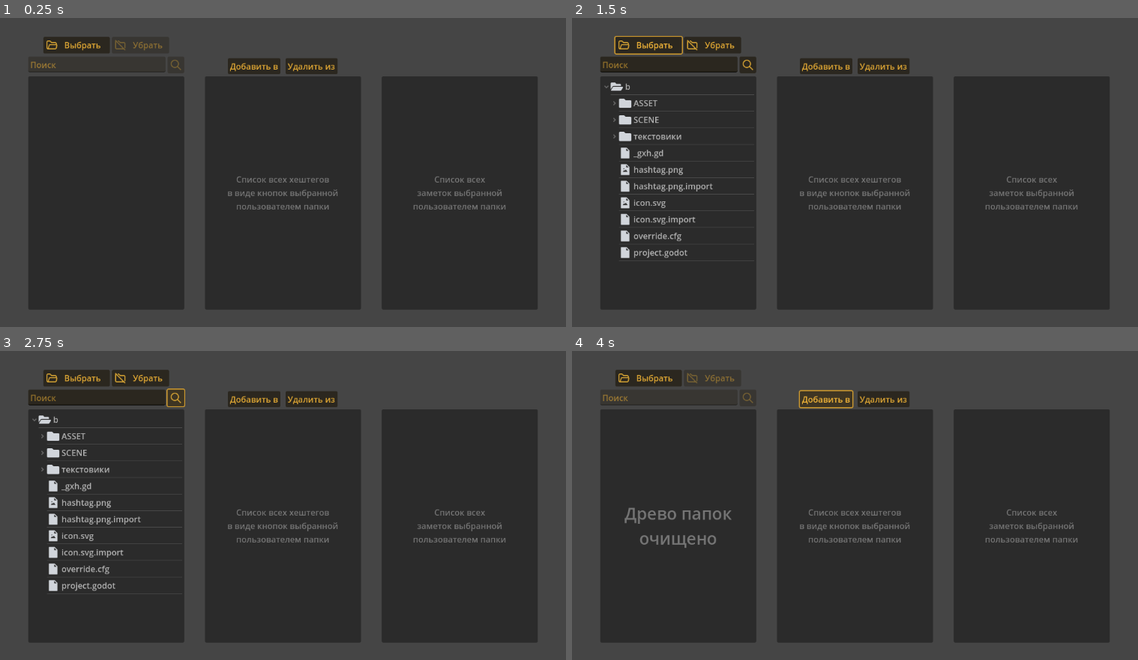
Above: before the commit, frames 1-4 (two rows, left to right).
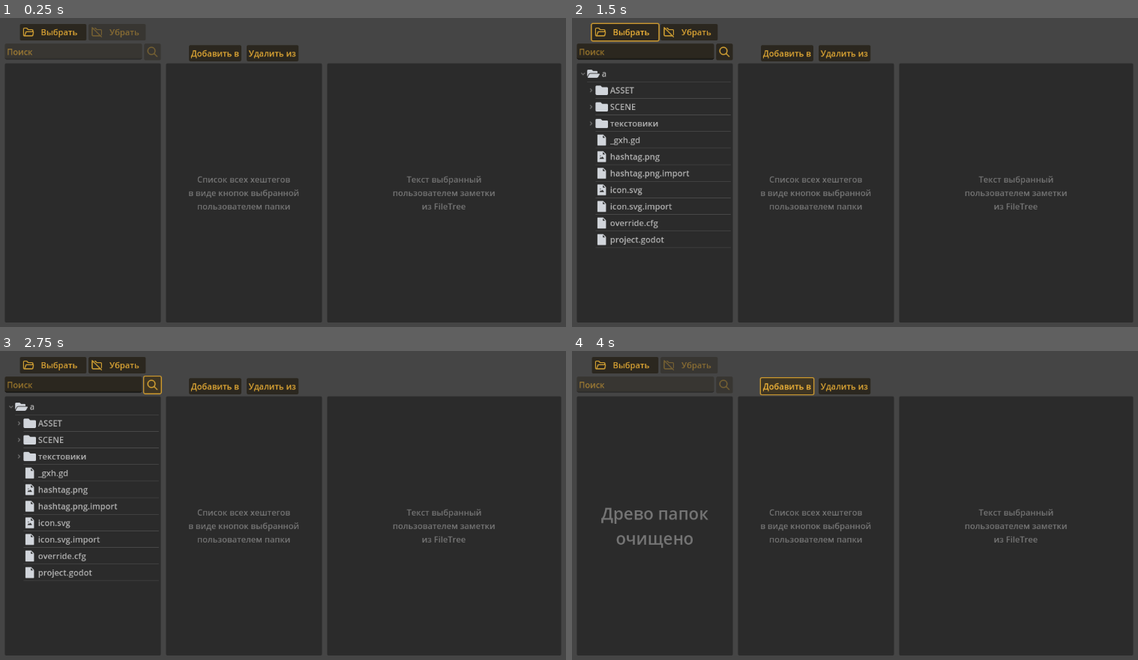
Above: after the commit, the same moments.

Repository: Kamilayza/VisObsiTag
Game: Godot game, scene res://SCENE/MainMenu/main_menu.tscn
Same seed, same stepped clock (60 frames per second), same inputs: the game is played once before the commit and once after it.
Inputs (mouse positions are in pixels of both pictures, inside the frame that each line leads up to; where the layout moved, square brackets give the same spot in the first picture):
- Up to frame 1 (0.25 s): no input
- Up to frame 2 (1.5 s): click "Выбрать" at 0.5 s; click "Select Current Folder" at 1.25 s
- Up to frame 3 (2.75 s): click (152, 384) [175, 397] at 2 s
- Up to frame 4 (4 s): click "Убрать" at 2.75 s; click "Добавить в" at 3.5 s

The runs differ from the first frame. In frame 1, 22% of the frame differs, in the area x 0-100%, y 1-99%; in frame 2, 27%; in frame 3, 27%; in frame 4, 23%.

Commit message:
change file_tree.gd, collapsing the top folders if there is no filter
To collapse all the top folder elements in FileTree after clearing the filter field of the elements in FileTree.

Diff:
--- a/SCENE/FileDialogOpen/file_dialog_open.tscn
+++ b/SCENE/FileDialogOpen/file_dialog_open.tscn
@@ -3,9 +3,10 @@
 [ext_resource type="Script" path="res://SCENE/FileDialogOpen/file_dialog_open.gd" id="1_h6oee"]
 
 [node name="FileDialogOpenFolder" type="FileDialog"]
-title = "Выберите папку"
+title = "Open a Directory"
 initial_position = 1
 size = Vector2i(452, 352)
+ok_button_text = "Select Current Folder"
 dialog_hide_on_ok = true
 cancel_button_text = "Отмена"
 file_mode = 2
--- a/SCENE/MainMenu/file_tree.gd
+++ b/SCENE/MainMenu/file_tree.gd
@@ -1,10 +1,10 @@
 extends Tree
 
-# --- Переменнные ---
+
+# --- Переменные ---
 
 # --- --- Ноды --- ---
 @onready var lb_no_matches = $"../Lb_NoMatches"
-
 
 # --- --- Иконки --- ---
 var icon_folder_close = load("res://ASSET/Icons/FileExplorer/FolderClose.svg")
@@ -50,12 +50,10 @@
 			if subfolder == ".obsidian":
 				folder_item.set_icon(0, icon_folder_obsidian)
 			else:
-				# Устанавливаем стандартную иконку для закрытой папки
 				folder_item.set_icon(0, icon_folder_close)
 
 			folder_item.collapsed = true  # Сворачиваем папку по умолчанию
 
-			# Рекурсивно добавляем вложенные папки
 			_populate_tree_recursive(folder_item, subfolder_path)
 
 		# Добавляем файлы
@@ -89,6 +87,12 @@
 	if search_text.is_empty():
 		_reset_visibility(get_root())
 		no_matches_found = false
+
+		# Сворачиваем все папки под корневым элементом
+		var root = get_root()
+		if root:
+			for child in root.get_children():
+				_collapse_folders(child)
 	else:
 		var root = get_root()
 
@@ -110,30 +114,23 @@
 	var item_name = item.get_text(0).to_lower()
 	var is_folder = item.get_icon(0) == icon_folder_close or item.get_icon(0) == icon_folder_obsidian
 
-	# Добавляем текущий элемент в путь
 	path_to_item.append(item)
 
-	# Проверка на совпадение с папкой
 	var matches = item_name == search_text or item_name.find(search_text) != -1
 	if matches:
-		_reveal_path(path_to_item)  # Раскрываем путь к элементу
-		_show_item_and_children(item)  # Показываем папку и её содержимое
-
-		# Если папка совпала, оставляем её скрытой (если нет вложений, проходящих фильтрацию)
-		item.collapsed = true  # Не раскрывать совпавшую папку
+		_reveal_path(path_to_item)
+		_show_item_and_children(item)
+		item.collapsed = true
 		return true
 
-	# Если папка не совпала с запросом, проверяем её дочерние элементы
 	var has_visible_child = false
 	for child in item.get_children():
-		# Важно: проверяем как папки, так и файлы
 		if _filter_folders(child, search_text, path_to_item.duplicate()) or _filter_files(child, search_text, path_to_item.duplicate()):
 			has_visible_child = true
 
-	# Устанавливаем видимость папки, если она или её дочерние элементы видимы
 	item.visible = matches or has_visible_child
 	if matches:
-		_reveal_path(path_to_item)  # Раскрываем путь к элементу
+		_reveal_path(path_to_item)
 
 	return item.visible
 
@@ -143,20 +140,19 @@
 	var item_name = item.get_text(0).to_lower()
 	var is_folder = item.get_icon(0) == icon_folder_close or item.get_icon(0) == icon_folder_obsidian
 
-	# Проверка на совпадение с файлом
 	if !is_folder:
 		var matches = item_name == search_text or item_name.find(search_text) != -1
 		if matches:
-			_reveal_path(path_to_item)  # Раскрываем путь к элементу
-			_show_item_and_children(item)  # Показываем файл
+			_reveal_path(path_to_item)
+			_show_item_and_children(item)
 		return matches
-	return false  # Если это папка, пропускаем этот метод
+	return false
 
 
 # Метод для раскрытия всех папок на пути к элементу
 func _reveal_path(path_to_item: Array):
 	for node in path_to_item:
-		node.collapsed = false  # Раскрываем папку
+		node.collapsed = false
 
 
 # Метод для показа папки и всех её дочерних элементов
@@ -171,3 +167,11 @@
 	item.visible = true
 	for child in item.get_children():
 		_reset_visibility(child)
+
+
+# Рекурсивный метод для сворачивания всех папок
+func _collapse_folders(item: TreeItem):
+	if item.get_icon(0) == icon_folder_close or item.get_icon(0) == icon_folder_obsidian:
+		item.collapsed = true
+	for child in item.get_children():
+		_collapse_folders(child)
--- a/SCENE/MainMenu/main_menu.tscn
+++ b/SCENE/MainMenu/main_menu.tscn
@@ -59,14 +59,14 @@
 layout_mode = 2
 size_flags_horizontal = 4
 size_flags_vertical = 4
-theme_override_constants/margin_left = 40
-theme_override_constants/margin_top = 40
-theme_override_constants/margin_right = 40
-theme_override_constants/margin_bottom = 40
+theme_override_constants/margin_left = 20
+theme_override_constants/margin_top = 20
+theme_override_constants/margin_right = 20
+theme_override_constants/margin_bottom = 20
 
 [node name="Menu" type="HBoxContainer" parent="Fon/MainSpace"]
 layout_mode = 2
-theme_override_constants/separation = 40
+theme_override_constants/separation = 10
 alignment = 1
 
 [node name="FileExplorer" type="VBoxContainer" parent="Fon/MainSpace/Menu"]
@@ -120,7 +120,7 @@
 
 [node name="FileTree" type="Tree" parent="Fon/MainSpace/Menu/FileExplorer/SpaceFT"]
 unique_name_in_owner = true
-custom_minimum_size = Vector2(300, 450)
+custom_minimum_size = Vector2(300, 500)
 layout_mode = 2
 script = ExtResource("3_bmfrl")
 
@@ -165,13 +165,14 @@
 text = "Удалить из"
 
 [node name="PnlCntr_ListBtnsHashtag" type="PanelContainer" parent="Fon/MainSpace/Menu/ListAllHashtags"]
-custom_minimum_size = Vector2(300, 450)
+custom_minimum_size = Vector2(300, 500)
 layout_mode = 2
 size_flags_vertical = 8
 
 [node name="NoteRef" type="Label" parent="Fon/MainSpace/Menu/ListAllHashtags/PnlCntr_ListBtnsHashtag"]
 show_behind_parent = true
 layout_mode = 2
+size_flags_horizontal = 4
 text = "Список всех хештегов
 в виде кнопок выбранной
 пользователем папки"
@@ -184,7 +185,7 @@
 size_flags_vertical = 8
 
 [node name="PnlCntr_ListItemNotes" type="PanelContainer" parent="Fon/MainSpace/Menu/ListItemsNote"]
-custom_minimum_size = Vector2(300, 450)
+custom_minimum_size = Vector2(450, 500)
 layout_mode = 2
 size_flags_horizontal = 4
 size_flags_vertical = 4
@@ -192,9 +193,10 @@
 [node name="NoteRef" type="Label" parent="Fon/MainSpace/Menu/ListItemsNote/PnlCntr_ListItemNotes"]
 show_behind_parent = true
 layout_mode = 2
-text = "Список всех
-заметок выбранной
-пользователем папки"
+size_flags_horizontal = 4
+text = "Текст выбранный
+пользователем заметки
+из FileTree"
 horizontal_alignment = 1
 
 [node name="FileDialogOpenFolder" parent="." instance=ExtResource("4_5n4ft")]
